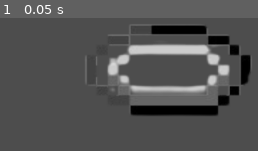
Above: before the commit, frame 1.
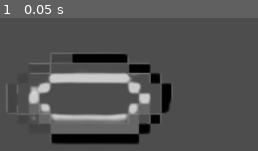
Above: after the commit, the same moment.

Repository: ValeriaMartinezSoria/infografia_ProyectoFinal
Game: Godot game, scene res://scenes/plato.tscn
Two runs of this game, one before a commit and one after it. Both use one fixed random seed, a clock stepped at 60 frames per second and the inputs below. This scene is started directly instead of the project's main scene.
Inputs:
- Up to frame 1 (0.05 s): no input

The runs differ from the first frame. In frame 1, 28% of the frame differs, in the area x 2-97%, y 6-95%.

Commit message:
Centrado

Diff:
--- a/scenes/Carne.tscn
+++ b/scenes/Carne.tscn
@@ -8,6 +8,6 @@
 script = ExtResource("1_lmfjr")
 
 [node name="Sprite2D" type="Sprite2D" parent="."]
-position = Vector2(854.167, 5037.5)
+position = Vector2(6177.78, 3755.56)
 scale = Vector2(1.56111, 1.49444)
 texture = ExtResource("1_abcd1")
--- a/scenes/Lechuga.tscn
+++ b/scenes/Lechuga.tscn
@@ -8,6 +8,6 @@
 script = ExtResource("1_imi6i")
 
 [node name="Sprite2D" type="Sprite2D" parent="."]
-position = Vector2(1137.04, 4613.96)
+position = Vector2(8630.77, 4692.31)
 scale = Vector2(1.73571, 1.67393)
 texture = ExtResource("1_mnop4")
--- a/scenes/Pan.tscn
+++ b/scenes/Pan.tscn
@@ -6,6 +6,6 @@
 scale = Vector2(0.075, 0.075)
 
 [node name="Sprite2D" type="Sprite2D" parent="."]
-position = Vector2(1298.33, 3375.75)
+position = Vector2(7160, 4173.33)
 scale = Vector2(1.80864, 2.08283)
 texture = ExtResource("1_efgh2")
--- a/scenes/Queso.tscn
+++ b/scenes/Queso.tscn
@@ -6,6 +6,6 @@
 scale = Vector2(0.09, 0.09)
 
 [node name="Sprite2D" type="Sprite2D" parent="."]
-position = Vector2(1525.5, 2569.94)
+position = Vector2(5933.33, 3122.22)
 scale = Vector2(1.68251, 1.68251)
 texture = ExtResource("1_ijkl3")
--- a/scenes/Tomato.tscn
+++ b/scenes/Tomato.tscn
@@ -7,5 +7,6 @@
 script = ExtResource("1_r2a76")
 
 [node name="Sprite2D" type="Sprite2D" parent="."]
+position = Vector2(533, 291)
 scale = Vector2(0.08, 0.08)
 texture = ExtResource("1_tomato")
--- a/scenes/plato.tscn
+++ b/scenes/plato.tscn
@@ -1,12 +1,12 @@
 [gd_scene load_steps=3 format=3 uid="uid://47njo6pnqp67"]
 
-[ext_resource type="Script" path="res://scripts/plato.gd" id="1_k07k0"]
+[ext_resource type="Script" uid="uid://bgyhldx7nveq8" path="res://scripts/plato.gd" id="1_k07k0"]
 [ext_resource type="Texture2D" uid="uid://cwakrxkwbe0y5" path="res://assets/plato.png" id="2_w454r"]
 
 [node name="Plato" type="Node2D"]
 script = ExtResource("1_k07k0")
 
 [node name="Sprite2D" type="Sprite2D" parent="."]
-position = Vector2(653, 353)
+position = Vector2(539, 394)
 scale = Vector2(2.04, 1.868)
 texture = ExtResource("2_w454r")
--- a/scripts/plato.gd
+++ b/scripts/plato.gd
@@ -12,8 +12,17 @@
 	if ingredient.get_parent():
 		ingredient.get_parent().remove_child(ingredient)
 	add_child(ingredient)
-	ingredient.position = Vector2(0, -14 * ingredients.size())
-	ingredient.z_index = 20
+
+	# Centrar en X y apilar en Y, el primer ingrediente en el centro
+	var idx = ingredients.size() - 1
+	var base_y = 0  # Cambia este valor si el centro visual del plato no es Y=0
+	var y_offset = -18 * idx  # Ajusta 18 para más o menos separación
+	ingredient.position = Vector2(0, base_y + y_offset)
+	ingredient.z_index = 20 + idx
+
+	# Si el ingrediente es Sprite2D, asegúrate que esté centrado
+	if ingredient.has_method("set_centered"):
+		ingredient.set_centered(true)
 
 	print("✅ Ingrediente agregado al plato:", ing_name)
 	print("🍽️ Plato ahora contiene:", ingredients)
--- a/scripts/player.gd
+++ b/scripts/player.gd
@@ -72,31 +72,32 @@
 	# --- Recoger o soltar ingredientes ---
 	if Input.is_action_just_pressed("Grab") and pickup_area != null:
 		if carrying_object == null:
-			# --- Si hay un objeto en el mesón, levantarlo ---
-			if pickup_area.current_object != null:
-				var obj = pickup_area.current_object
-				_pickup_object(obj)
+			# Permitir agarrar ingrediente suelto de meson_prep (sin plato)
+			if pickup_area.plato_instance == null and pickup_area.current_object != null:
+				var ingredient = pickup_area.current_object
+				pickup_area.remove_child(ingredient)
+				add_child(ingredient)
+				carrying_object = ingredient
+				ingredient.position = hold_offset
+				pickup_area.has_ingredient = false
 				pickup_area.current_object = null
-				pickup_area.has_ingredient = false
-			else:
-				# --- Si hay ingrediente suelto sobre mesón ---
-				if pickup_area.name.begins_with("MesonPrep") and pickup_area.has_ingredient:
-					for child in get_parent().get_children():
-						if child is Node2D and (child.name.begins_with("Tomato") or child.name.begins_with("Carne") or child.name.begins_with("Lechuga") or child.name.begins_with("Queso") or child.name.begins_with("Pan")):
-							if child.global_position.distance_to(pickup_area.global_position) < 50:
-								_pickup_object(child)
-								pickup_area.has_ingredient = false
-								break
-				elif can_pickup_tomato:
-					_spawn_ingredient("res://scenes/Tomato.tscn")
-				elif can_pickup_meat:
-					_spawn_ingredient("res://scenes/Carne.tscn")
-				elif can_pickup_lettuce:
-					_spawn_ingredient("res://scenes/Lechuga.tscn")
-				elif can_pickup_cheese:
-					_spawn_ingredient("res://scenes/Queso.tscn")
-				elif can_pickup_bread:
-					_spawn_ingredient("res://scenes/Pan.tscn")
+			elif pickup_area.name in ["MesonPrep6","MesonPrep7","MesonPrep8","MesonPrep9"] and pickup_area.has_ingredient:
+				for child in get_parent().get_children():
+					if child is Node2D and (child.name.begins_with("Tomato") or child.name.begins_with("Carne") or child.name.begins_with("Lechuga") or child.name.begins_with("Queso") or child.name.begins_with("Pan")):
+						if child.global_position.distance_to(pickup_area.global_position) < 50:
+							_pickup_object(child)
+							pickup_area.has_ingredient = false
+							break
+			elif can_pickup_tomato:
+				_spawn_ingredient("res://scenes/Tomato.tscn")
+			elif can_pickup_meat:
+				_spawn_ingredient("res://scenes/Carne.tscn")
+			elif can_pickup_lettuce:
+				_spawn_ingredient("res://scenes/Lechuga.tscn")
+			elif can_pickup_cheese:
+				_spawn_ingredient("res://scenes/Queso.tscn")
+			elif can_pickup_bread:
+				_spawn_ingredient("res://scenes/Pan.tscn")
 		else:
 			var target = pickup_area.current_object if pickup_area.current_object != null else pickup_area
 			_drop_object(target)
Not shown: 1 places in scenes/hornilla.tscn that only renumber resources
Not shown: 1 places in scenes/juego.tscn that only renumber resources
